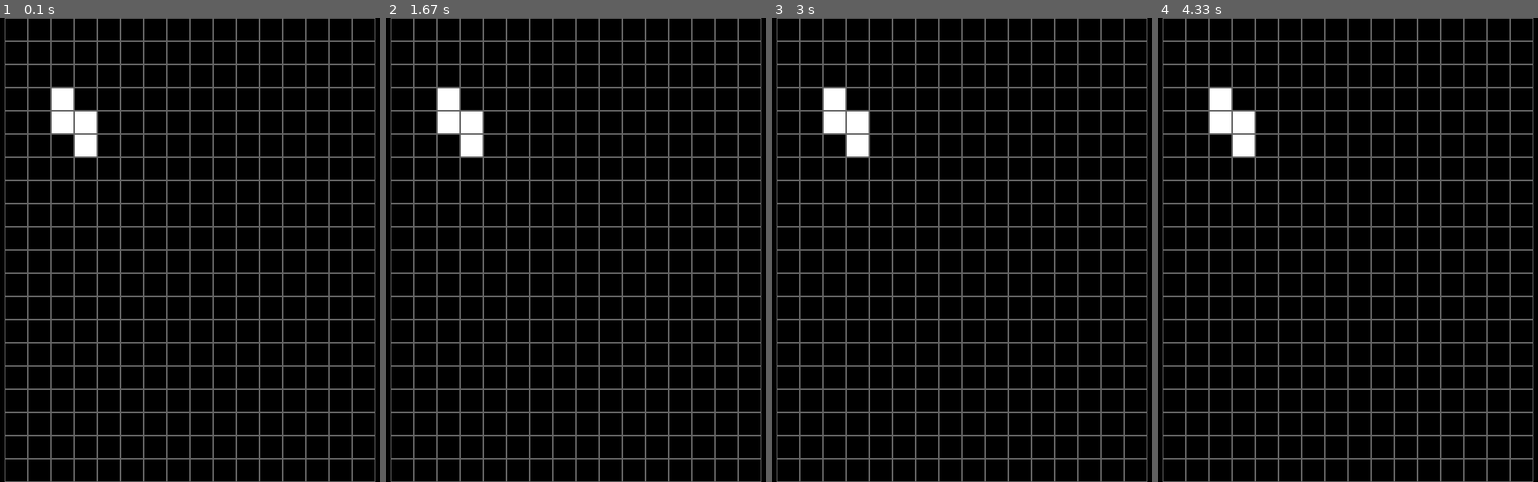
Above: before the commit, frames 1-4 (left to right).
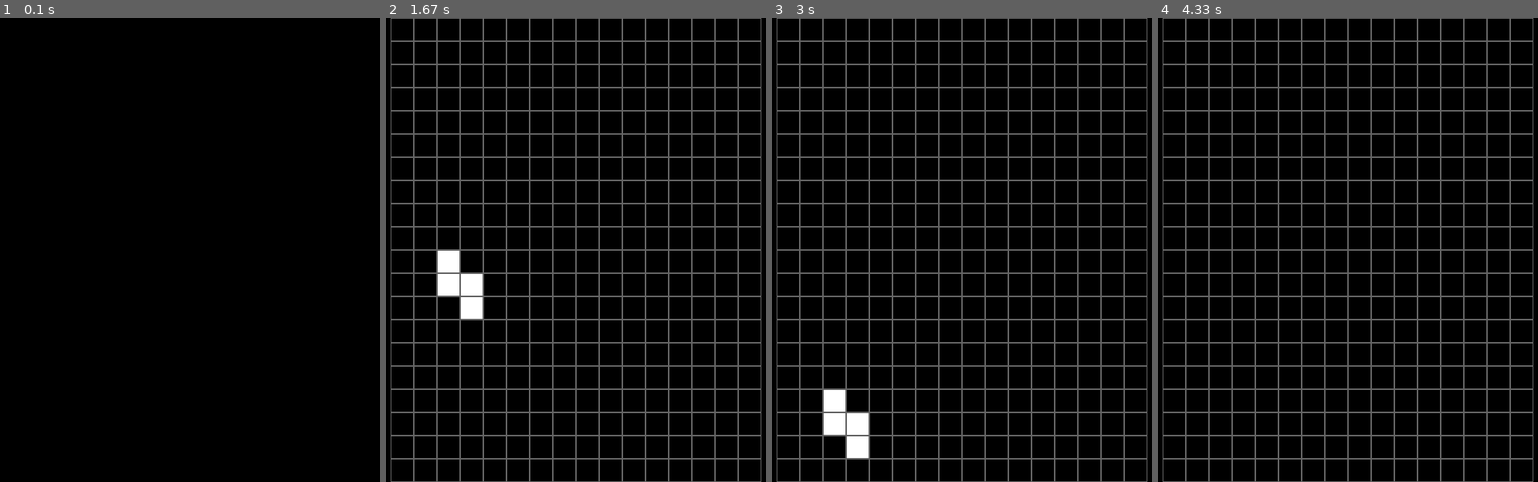
Above: after the commit, the same moments.

Repository: jmedynska/simplegame
Game: pygame game, started from Tetris.py
The game is run twice, just before and just after one commit, with the same random seed, the same clock (stepped at 60 frames per second) and the same inputs.
Inputs:
- Up to frame 1 (0.1 s): no input
- Up to frame 2 (1.67 s): no input
- Up to frame 3 (3 s): no input
- Up to frame 4 (4.33 s): no input

The runs differ from the first frame. In frame 1, 14% of the frame differs, in the area x 1-99%, y 0-100%; in frame 2, 2.1%; in frame 3, 2.1%; in frame 4, 1.1%.

Commit message:
Show sliding blocks of choice

Diff:
--- a/Tetris.py
+++ b/Tetris.py
@@ -55,13 +55,17 @@
 block = Block(2,3) #instance of Block class
 block.type = 3
 block.rotation=1
+clock = pygame.time.Clock()
+fps = 5
 while not game_over:
+    clock.tick(fps)
     for event in pygame.event.get():
         if event.type == pygame.QUIT:
             game_over = True
     screen.fill((0,0,0))
     draw_grid()
     draw_block()
+    block.y+=1
 
     pygame.display.update()
 pygame.quit()
